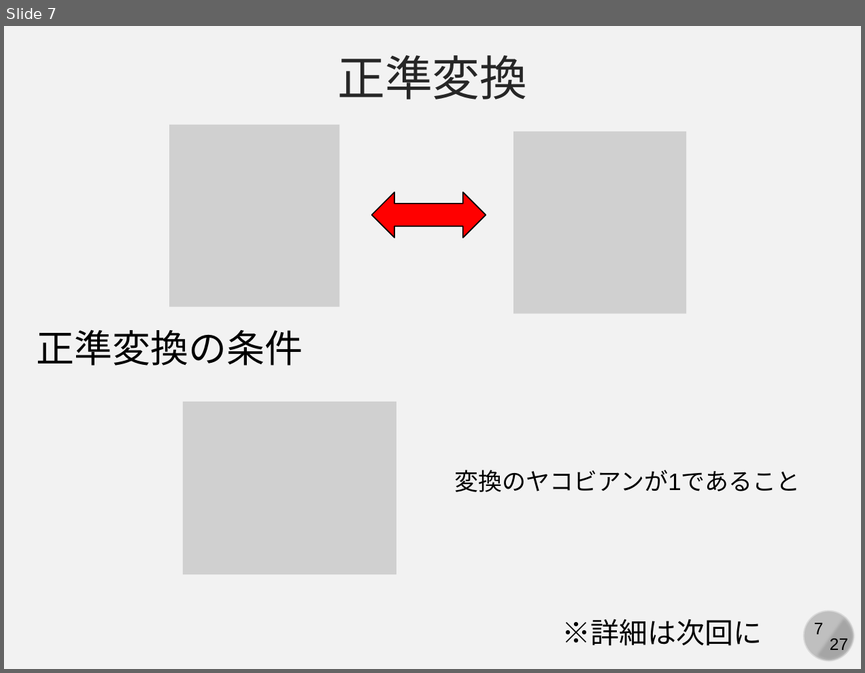
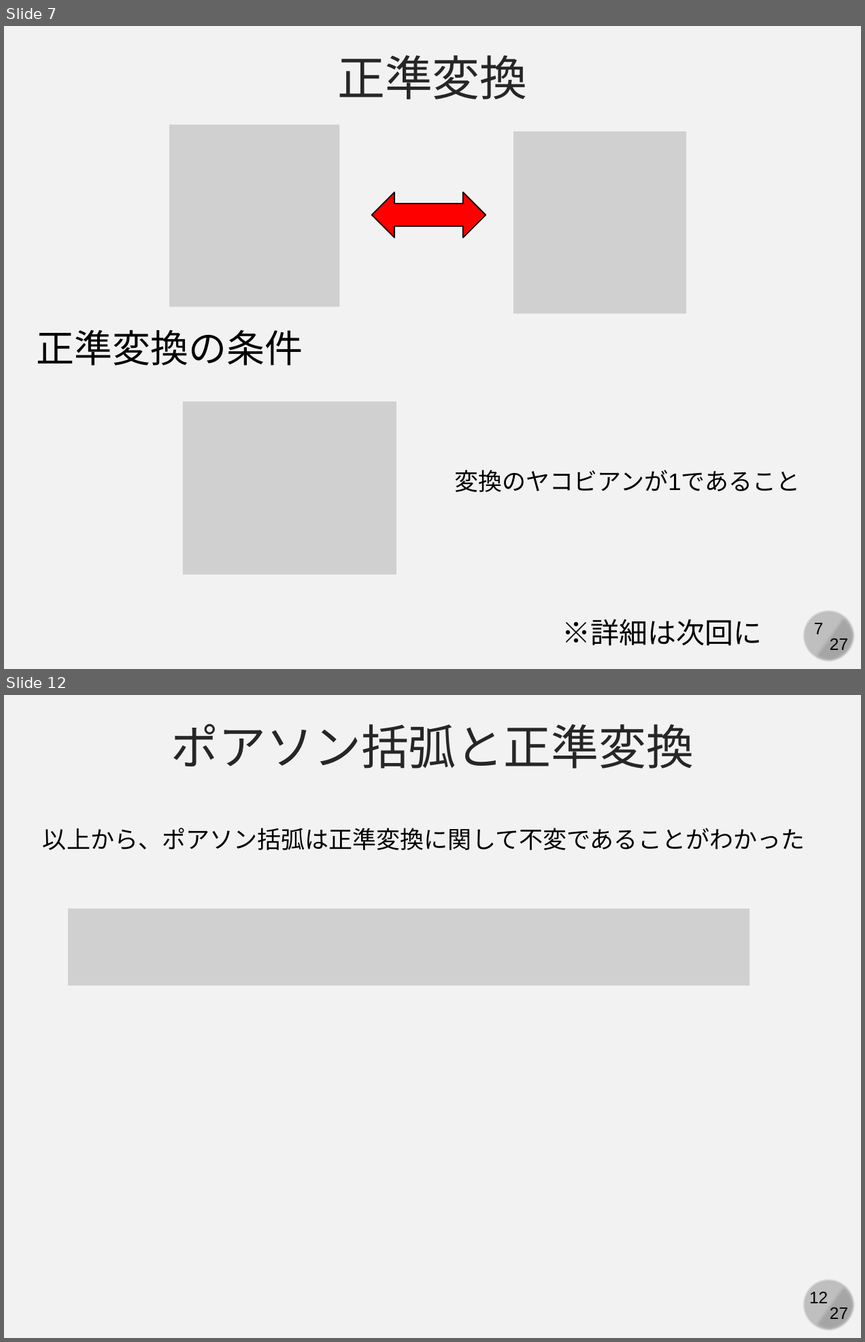
Before and after one commit to kaityo256/classical_mechanics, a slide deck: poisson/fig/slide.pptx. Shown one above the other, each under a label of ours: slide 7 before the commit, slides 7 and 12 after it; the slides between them are not shown. The pictures are 865x673 and 865x1342 pixels, drawn with LibreOffice and Linux fonts; fonts in the diff are those of the drawing; grey boxes stand for pictures. Boxes give left, top, right and bottom in pixels: in the first picture for what was removed or moved away, otherwise in the second. Text is boxed around its words. In the diff, an @@ line names an element or a change of style, - is before the commit and + after.

```diff
--- a/poisson/fig/slide.pptx
+++ b/poisson/fig/slide.pptx
@@ slide 12 added at bbox=[4, 695, 861, 1338], background #F2F2F2; not listed: 4 template elements that a slide beside it also shows @@
@@ text added at bbox=[171, 724, 694, 768], 40 pt, text #262626 @@
+ポアソン括弧と正準変換
@@ text added at bbox=[43, 828, 804, 850], 20 pt, text #000000 @@
+以上から、ポアソン括弧は正準変換に関して不変であることがわかった
@@ picture added at bbox=[68, 909, 749, 985] @@
```
Also in this commit, not shown: 2 slides changed, 3 other slides added.
